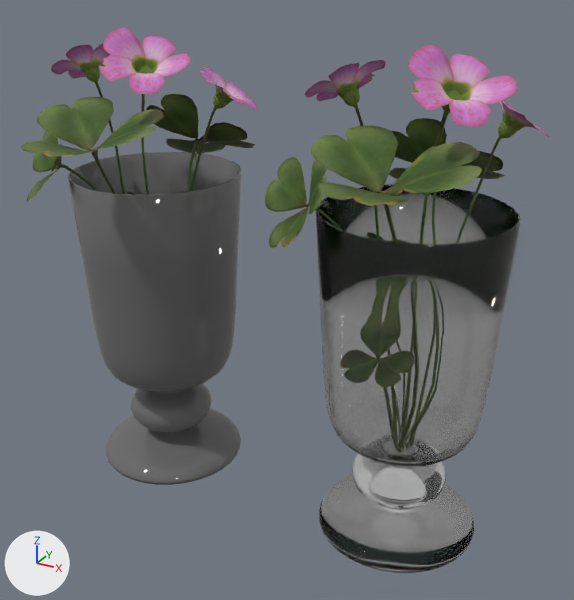
The glTF model public/models/flowers_vase.glb, before and after one commit.
The view is the same before and after, from a camera (50 mm lens) standing at (0.216, -0.271, 0.229) and looking at (0.067, 0.0, 0.094). Arrows for +X, +Y and +Z are at lower left; the lights stay in place. The first picture is the older version. Where no turn or scale is listed for an object, it has been applied to the vertices.

In view in the first picture: 'Flowers1', 'Flowers2', 'GlassAlpha', 'GlassTransmission'.
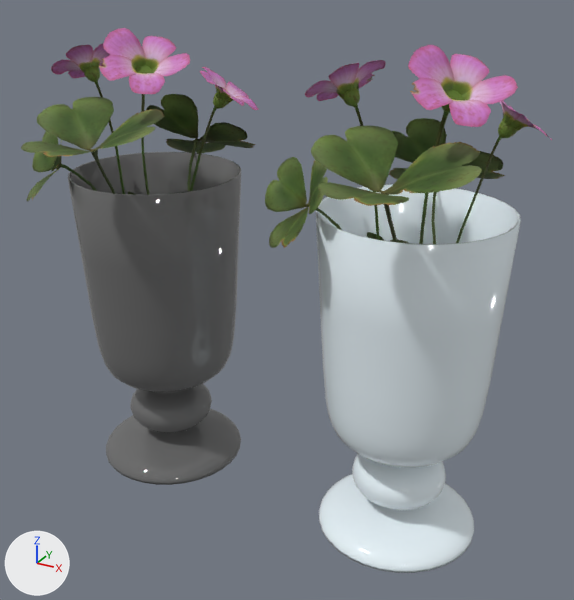
The change in detail:
In material 'GlassTransmission' (mat_glasstransmission), transmission_weight is no longer 1.0.
In material 'GlassTransmission' (mat_glasstransmission), roughness goes from 0.0 to 0.12.

Boxes (x1, y1, x2, y2) around the edits, measured in the pictures (574 x 600 px):
'GlassTransmission', surface changed: (316, 184, 521, 573) in both
